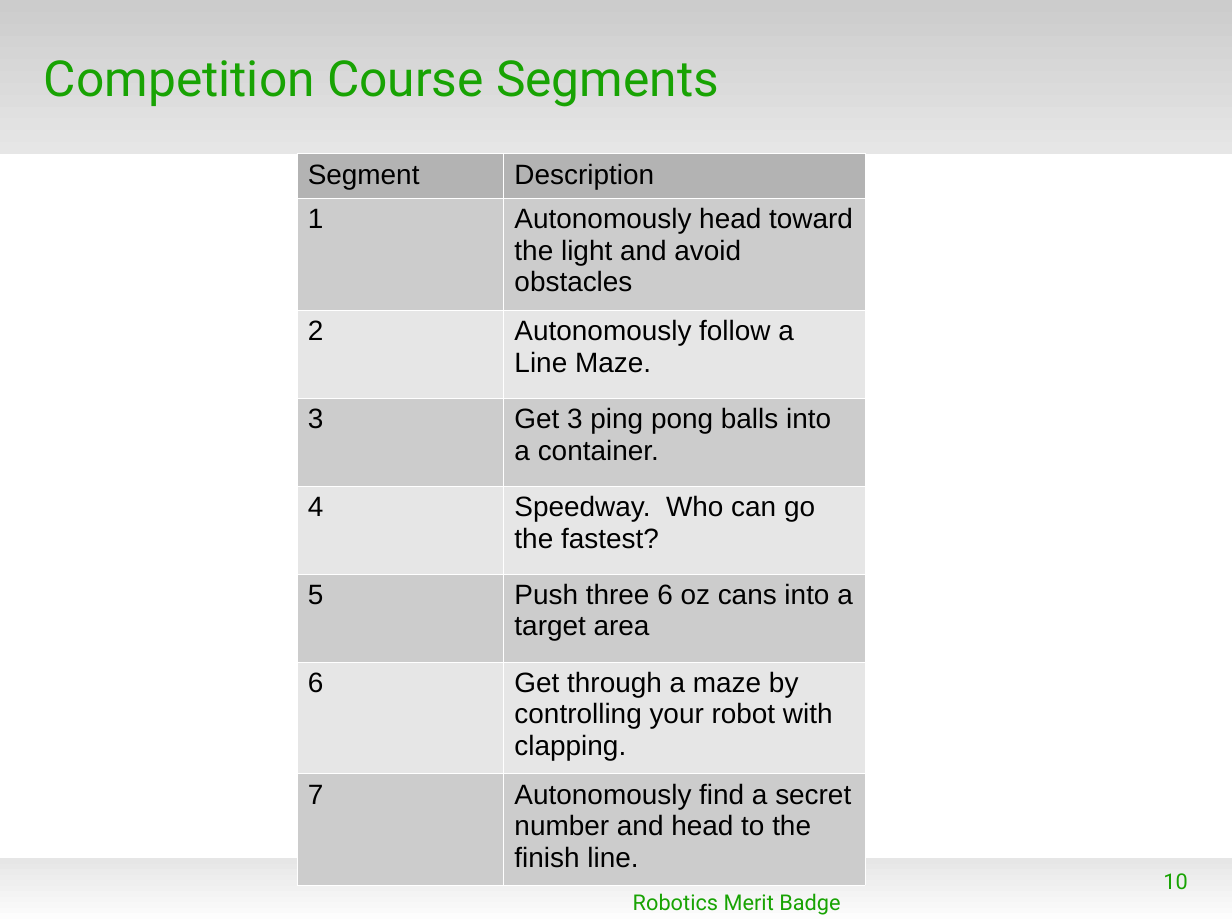
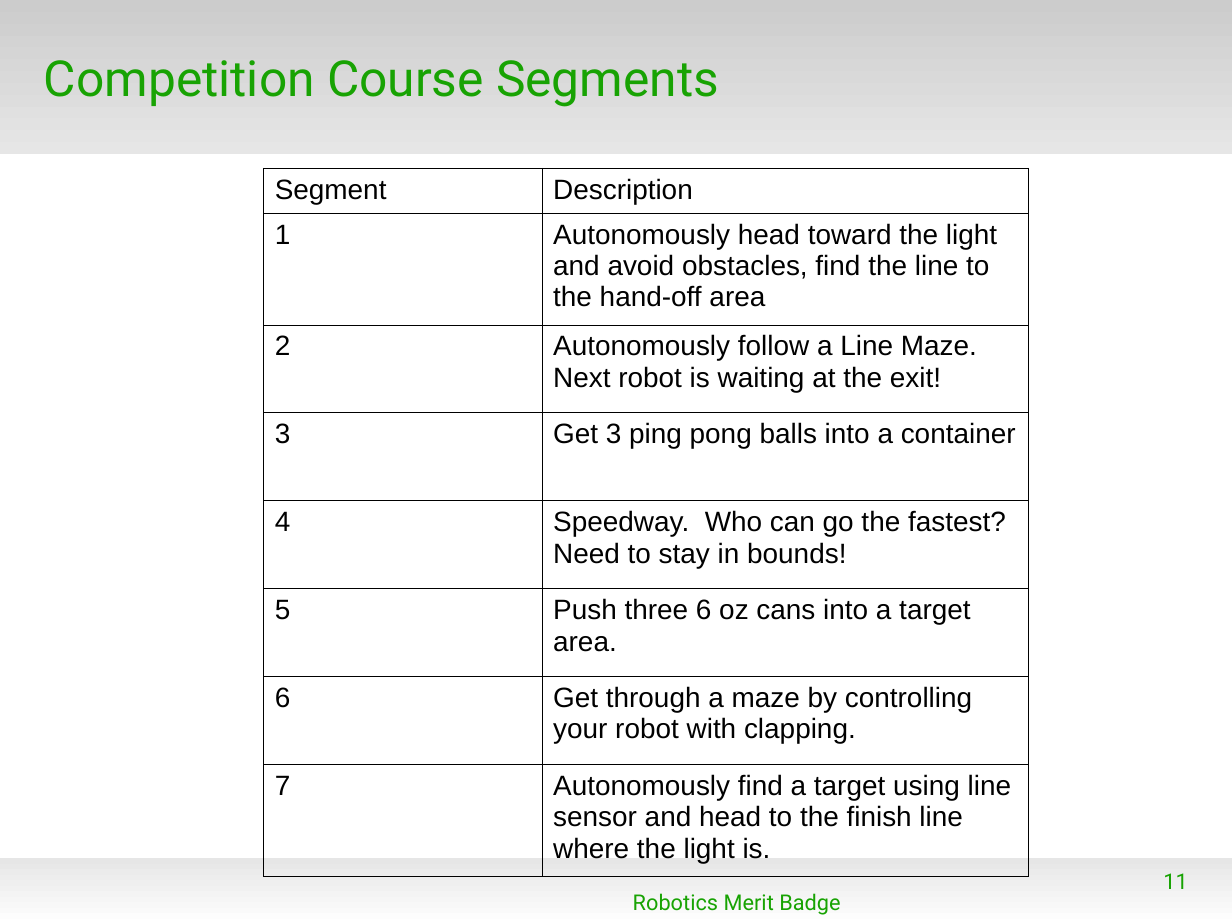
Before and after one commit to mcli/RoboticsMB, a slide deck: slide 11 of doc/RMB_Session3.odp (slide 10 before the commit). Drawn at 1232x924 pixels with LibreOffice and Linux fonts; fonts in the diff are those of the drawing; background and template pictures are left out. Boxes give left, top, right and bottom in pixels: in the first picture for what was removed or moved away, otherwise in the second. Text is boxed around its words. In the diff, an @@ line names an element or a change of style, - is before the commit and + after.

```diff
--- a/doc/RMB_Session3.odp
+++ b/doc/RMB_Session3.odp
@@ table at (264, 169, 1029, 867) @@
-row 2, column 2: Autonomously head toward the light and avoid obstacles
+row 2, column 2: Autonomously head toward the light and avoid obstacles, find the line to the hand-off area
-row 3, column 2: Autonomously follow a Line Maze.
+row 3, column 2: Autonomously follow a Line Maze. Next robot is waiting at the exit!
-row 4, column 2: Get 3 ping pong balls into a container.
+row 4, column 2: Get 3 ping pong balls into a container
-row 5, column 2: Speedway. Who can go the fastest?
+row 5, column 2: Speedway. Who can go the fastest? / Need to stay in bounds!
-row 6, column 2: Push three 6 oz cans into a target area
+row 6, column 2: Push three 6 oz cans into a target area.
-row 8, column 2: Autonomously find a secret number and head to the finish line.
+row 8, column 2: Autonomously find a target using line sensor and head to the finish line where the light is.
@@ fill #B3B3B3 to none in row 1 @@
@@ fill #CCCCCC to none in 8 cells @@
@@ fill #E6E6E6 to none in 6 cells @@
@@ borders changed @@
@@ table: place and size @@
-table at (297, 153, 865, 872)
+table at (264, 169, 1029, 867)
@@ page number at (1163, 873, 1187, 889): text changed @@
-10
+11
```
Also in this commit, not shown: 8 other slides changed, 1 slide added.
